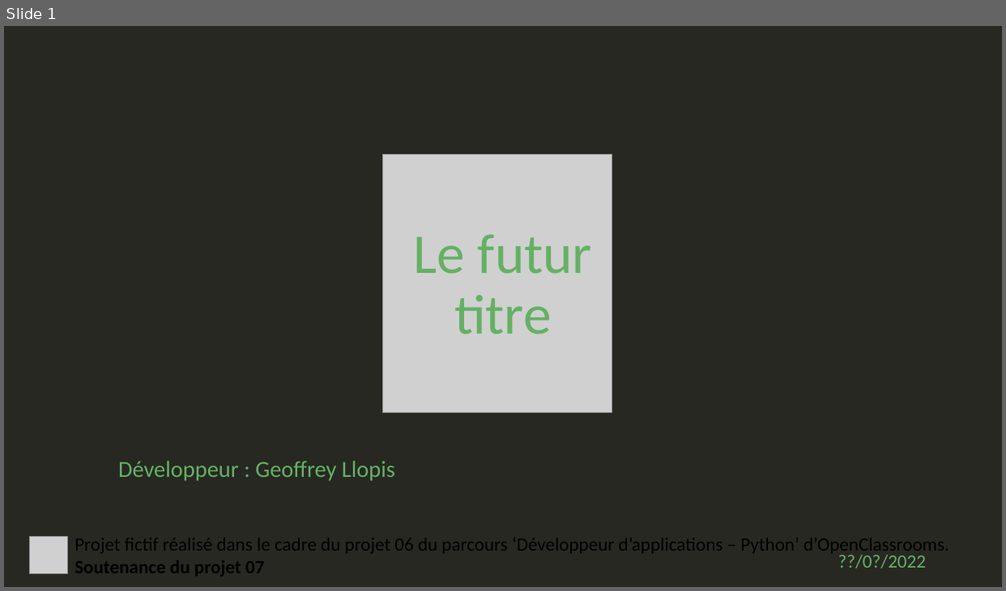
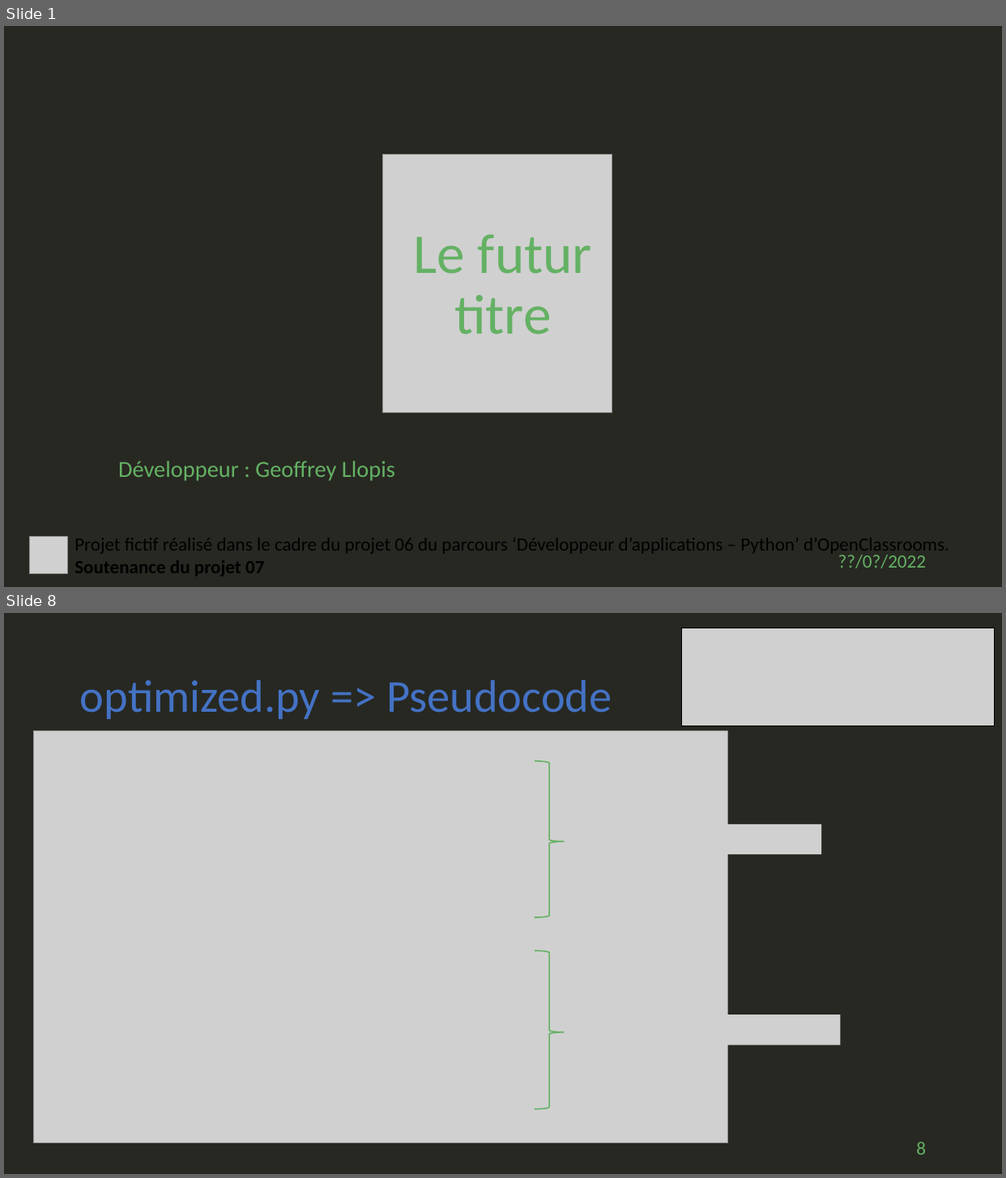
Before and after one commit to geoffrey-ll/OC_P07_Algorithmique, a slide deck: p07_slide.pptx. Shown one above the other, each under a label of ours: slide 1 before the commit, slides 1 and 8 after it; the slides between them are not shown. The pictures are 1006x591 and 1006x1178 pixels, drawn with LibreOffice and Linux fonts; fonts in the diff are those of the drawing; grey boxes stand for pictures. Boxes give left, top, right and bottom in pixels: in the first picture for what was removed or moved away, otherwise in the second. Text is boxed around its words. In the diff, an @@ line names an element or a change of style, - is before the commit and + after.

Commit message:
slide :     - PseudoCode de optimized.py avec complexité temporelle.

```diff
--- a/p07_slide.pptx
+++ b/p07_slide.pptx
@@ slide 8 added at box(4, 613, 1002, 1174), background #272822 @@
@@ picture added at box(682, 628, 995, 726) @@
@@ title added at box(80, 680, 612, 719), 44 pt, text #4472C4 @@
+optimized.py => Pseudocode
@@ picture added at box(33, 730, 728, 1143) @@
@@ right brace added at box(535, 761, 565, 918), outline #64B164 1.25 pt @@
@@ picture added at box(579, 824, 821, 854) @@
@@ right brace added at box(535, 951, 565, 1110), outline #64B164 1.25 pt @@
@@ picture added at box(579, 1015, 841, 1045) @@
@@ page number added at box(916, 1142, 926, 1155), 18 pt, text #64B164 @@
+8
```
Also in this commit, not shown: 9 slides changed, 1 other slide added.
